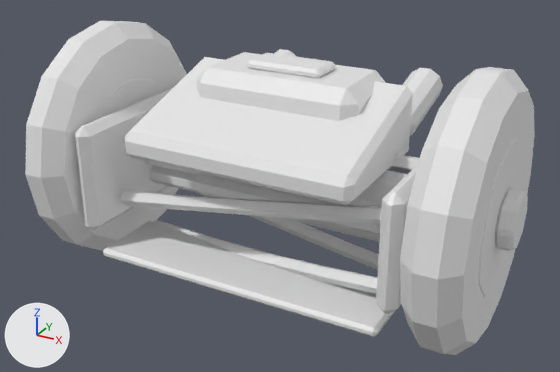
The FBX model art/tools/out/reel.fbx, before and after one commit.
Before and after are seen from a 50 mm lens placed at (2.19, -6.91, 2.65), pointed at (-0.03, -2.89, 0.64). The lights are fixed; the arrows at lower left show +X, +Y and +Z. The first picture is the older version.

Objects in the first picture: 'Accent', 'Accent#Spin1', 'Accent2.Turbo', 'Battery.Battery', 'Chrome#Spin1', 'Chrome.Turbo', 'Dark', 'Dark#Reel', 'Light.Battery', 'Metal', 'Metal#Reel', 'Rubber#Spin1', 'Rubber#Spin2' and 1 more.
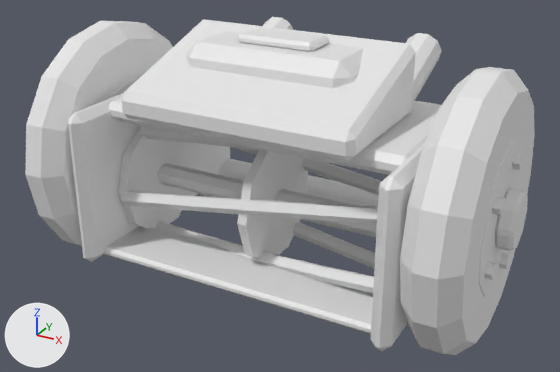
Edits to the bpy script that builds the scene:
```text
Change me_battery_battery:
    remove me_battery_battery.from_pydata(...)  # 24 vertices, 26 faces; spans x -0.55..0.55, y -3.1..-2.5, z 1.0..1.4
    add me_battery_battery.from_pydata(...)  # 24 vertices, 26 faces; spans x -0.55..0.55, y -3.2..-2.6, z 1.18..1.58
    me_battery_battery part 6: the whole mesh is moved by (0.0, -0.1, 0.18)
Change me_metal:
    remove me_metal.from_pydata(...)  # 24 vertices, 26 faces; spans x -0.95..0.95, y -3.6..-3.1, z 0.22..0.28
    add me_metal.from_pydata(...)  # 24 vertices, 26 faces; spans x -0.98..0.97, y -3.58..-3.18, z 0.22..0.28
    me_metal part 7: the whole mesh is scaled about its middle by (1.03, 0.789, 1), then moved by (0.0, -0.03, 0.0)
Change me_dark:
    remove me_dark.from_pydata(...)  # 92 vertices, 82 faces; spans x -1.11..1.11, y -3.14..-1.98, z 0.03..0.94
    add me_dark.from_pydata(...)  # 92 vertices, 82 faces; spans x -1.25..1.25, y -3.11..-1.93, z 0.03..0.91
    me_dark part 12: the loose piece of 16 vertices spanning x 0.56..1.11, y -3.14..-2.86, z 0.66..0.94 is scaled about its middle by (0.552, 0.778, 0.778), then moved by (0.27, 0.0, 0.0)
    me_dark part 13: the loose piece of 16 vertices spanning x -1.11..-0.56, y -3.14..-2.86, z 0.66..0.94 is scaled about its middle by (0.552, 0.778, 0.778), then moved by (-0.27, 0.0, 0.0)
    me_dark part 14: the loose piece of 60 vertices spanning x -0.95..0.95, y -2.32..-1.98, z 0.03..0.37 is scaled about its middle by (1.05, 1, 1), then moved by (0.0, 0.05, 0.0)
Change me_accent:
    remove me_accent.from_pydata(...)  # 48 vertices, 52 faces; spans x -1.06..1.06, y -3.65..-2.15, z 0.4..1.1
    add me_accent.from_pydata(...)  # 72 vertices, 78 faces; spans x -1.06..1.06, y -3.7..-2.0, z 0.2..1.2
    me_accent part 2: the loose piece of 24 vertices spanning x 0.94..1.06, y -3.65..-2.15, z 0.4..1.1 is rebuilt with 24 vertices and now spans x 0.94..1.06, y -3.7..-2.0, z 0.2..1.2
    me_accent part 3: the loose piece of 24 vertices spanning x -1.06..-0.94, y -3.65..-2.15, z 0.4..1.1 is rebuilt with 24 vertices and now spans x -1.06..-0.94, y -3.7..-2.0, z 0.2..1.2
    me_accent part 4: a new loose piece of 24 vertices spanning x -1.0..1.0, y -3.4..-2.4, z 1.08..1.2
Change me_accent2_turbo:
    remove me_accent2_turbo.from_pydata(...)  # 24 vertices, 26 faces; spans x -0.75..0.75, y -3.55..-2.65, z 0.92..1.36
    add me_accent2_turbo.from_pydata(...)  # 24 vertices, 26 faces; spans x -0.75..0.75, y -3.55..-2.65, z 1.17..1.61
    me_accent2_turbo part 5: the whole mesh is moved by (0.0, 0.0, 0.25)
Change me_metal_reel:
    remove me_metal_reel.from_pydata(...)  # 196 vertices, 140 faces; spans x -0.91..0.91, y -3.43..-2.58, z 0.18..1.02
    add me_metal_reel.from_pydata(...)  # 260 vertices, 176 faces; spans x -0.93..0.93, y -3.43..-2.58, z 0.18..1.02
    me_metal_reel part 8: a new loose piece, a 10-sided cylinder along x spanning x -0.03..0.03, y -3.41..-2.59, z 0.21..0.99
    me_metal_reel part 9: a new loose piece, a 10-sided cylinder along x spanning x -0.93..-0.87, y -3.41..-2.59, z 0.21..0.99
    me_metal_reel part 10: 1 vertex added at x 0.01, y -3.07, z 0.97
    me_metal_reel part 11: 1 vertex added at x -0.44, y -3.13, z 0.96
    other edits to the shape of me_metal_reel do not show in these pictures
Change me_light_battery:
    remove me_light_battery.from_pydata(...)  # 24 vertices, 26 faces; spans x -0.25..0.25, y -2.925..-2.675, z 1.39..1.45
    add me_light_battery.from_pydata(...)  # 24 vertices, 26 faces; spans x -0.25..0.25, y -3.025..-2.775, z 1.57..1.63
    me_light_battery part 1: the whole mesh is moved by (0.0, -0.1, 0.18)
Change me_chrome_turbo:
    remove me_chrome_turbo.from_pydata(...)  # 80 vertices, 104 faces; spans x -0.674..0.674, y -2.421..-1.779, z 0.896..1.254
    add me_chrome_turbo.from_pydata(...)  # 120 vertices, 124 faces; spans x -0.674..0.674, y -2.632..-1.868, z 1.055..1.515
    me_chrome_turbo part 15: 40 vertices removed from x 0.426..0.674, y -2.421..-1.779, z 0.896..1.254; 60 vertices added at x 0.426..0.674, y -2.632..-1.868, z 1.055..1.515
    me_chrome_turbo part 16: 40 vertices removed from x -0.674..-0.426, y -2.421..-1.779, z 0.896..1.254; 60 vertices added at x -0.674..-0.426, y -2.632..-1.868, z 1.055..1.515
```

Where the change shows, as pixel boxes (x1, y1, x2, y2) in the pictures (560 x 372 px; the box of a moved part takes in the faces that stretch with it):
'Accent2.Turbo', moved
    before: (125, 57, 413, 206)
    after: (121, 19, 416, 161)
'Accent', reshaped (9% wider, 14% taller)
    before: (75, 87, 418, 314)
    after: (68, 93, 441, 351)
'Metal#Reel', reshaped
    before: (121, 154, 420, 294)
    after: (118, 125, 382, 293)
'Battery.Battery', moved
    before: (197, 52, 386, 121)
    after: (186, 31, 364, 88)
'Metal', rescaled
    before: (103, 221, 396, 337)
    after: (104, 226, 373, 334)
'Dark', reshaped
    before: (145, 161, 407, 242)
    after: (218, 159, 378, 238)
'Light.Battery', moved
    before: (247, 53, 335, 78)
    after: (238, 27, 329, 52)
'Chrome.Turbo', reshaped
    before: (274, 49, 443, 136)
    after: (263, 17, 442, 101)
part 2 of me_accent, rebuilt
    before: (376, 165, 418, 314)
    after: (371, 143, 425, 351)
part 3 of me_accent, rebuilt
    before: (75, 87, 174, 231)
    after: (68, 93, 230, 262)
part 4 of me_accent, added
    after: (109, 98, 441, 175)
part 8 of me_metal_reel, added
    after: (237, 149, 309, 259)
part 9 of me_metal_reel, added
    after: (118, 125, 198, 229)
part 10 of me_metal_reel, added (mostly hidden)
    after: (203, 138, 259, 150)
part 11 of me_metal_reel, added
    after: (140, 126, 206, 144)
part 12 of me_dark, moved or reshaped (not visible afterwards)
    before: (350, 170, 407, 207)
part 13 of me_dark, moved or reshaped (not visible afterwards)
    before: (145, 161, 200, 174)
part 14 of me_dark, moved or reshaped
    before: (291, 203, 380, 242)
    after: (218, 159, 378, 238)
part 15 of me_chrome_turbo, moved or reshaped
    before: (403, 68, 443, 136)
    after: (406, 33, 442, 101)
part 16 of me_chrome_turbo, moved or reshaped (mostly hidden)
    before: (274, 49, 297, 57)
    after: (263, 17, 293, 30)
'Accent#Spin2', unchanged, covered by the edit
    before: (100, 78, 164, 118)
    after: (109, 78, 138, 99)
